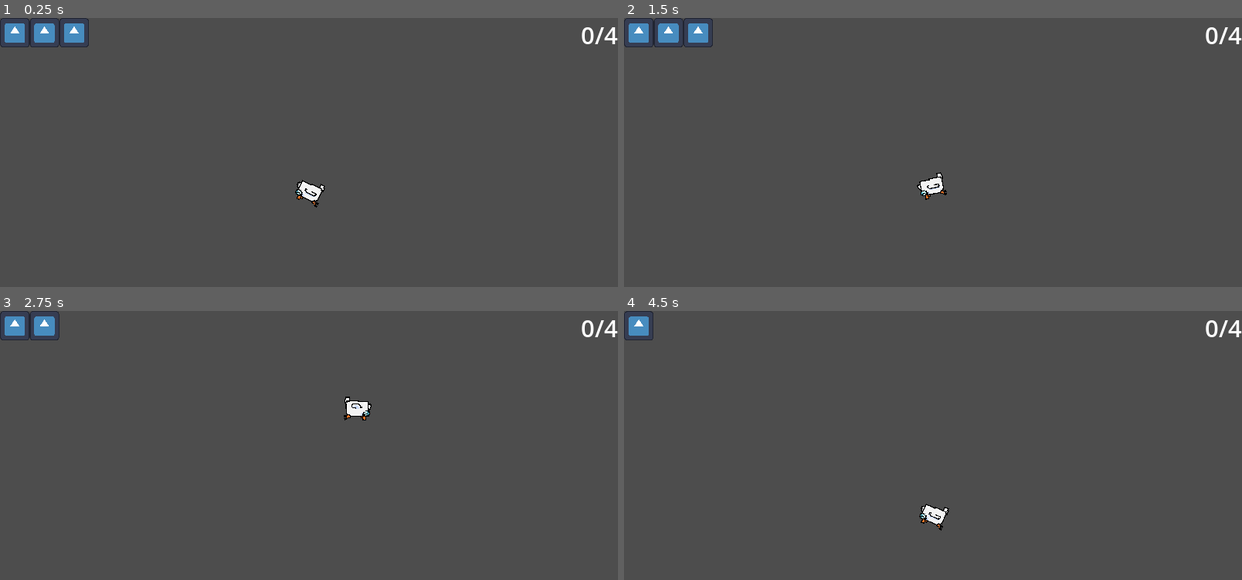
Above: before the commit, frames 1-4 (two rows, left to right).
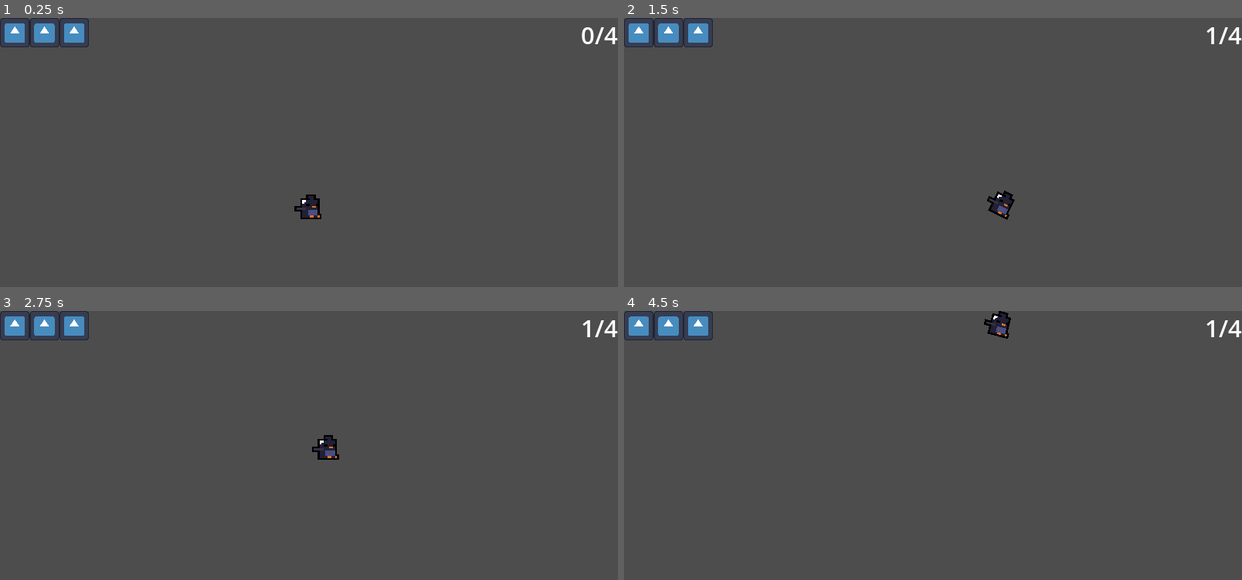
Above: after the commit, the same moments.

Repository: pochoco24/wild-jam-62
Game: Godot game, scene res://Scenes/Game.tscn
Two runs of this game, one before a commit and one after it. Both use one fixed random seed, a clock stepped at 60 frames per second and the inputs below. The engine's default icon, where the game draws it, is replaced by a stand-in: a white triangle on a blue panel in a dark square.
Inputs (mouse positions are in pixels of both pictures, inside the frame that each line leads up to):
- Up to frame 1 (0.25 s): no input
- Up to frame 2 (1.5 s): move the mouse to (1068, 174) at 0.52 s; hold D (right, bound only after the commit) from 0.53 s (still down); tap W (flap, bound only after the commit) at 0.6, 0.77, 1.07, 1.35 s; move the mouse to (809, 208) at 1.27 s
- Up to frame 3 (2.75 s): tap W (flap, bound only after the commit) at 1.52, 1.82, 2.1 s; move the mouse to (370, 407) at 2.02 s; release D (right, bound only after the commit) at 2.03 s; hold Left (ui_left) from 2.03 s (still down)
- Up to frame 4 (4.5 s): move the mouse to (902, 553) at 2.77 s; release Left (ui_left) at 2.78 s; hold D (right, bound only after the commit) 2.78-4.28 s; tap W (flap, bound only after the commit) at 2.85, 3.02, 3.32, 3.6, 3.77, 4.07, 4.35 s; move the mouse to (1118, 536) at 3.52 s; move the mouse to (747, 432) at 4.27 s; hold Left (ui_left) from 4.28 s (still down)

The runs differ from the first frame. In frame 1, 0.5% of the frame differs, in the area x 47-53%, y 60-75%; in frame 2, 0.6%; in frame 3, 0.9%; in frame 4, 1.2%, in the area x 4-97%, y 0-82%.

Commit message:
Added WASD movement

Diff:
--- a/Scenes/Game.tscn
+++ b/Scenes/Game.tscn
@@ -1,57 +1,89 @@
-[gd_scene load_steps=13 format=3 uid="uid://cww75cc5k5abg"]
-
-[ext_resource type="Texture2D" uid="uid://dpc65o5v0s3ag" path="res://Images/bird_fly.png" id="2_g8ckn"]
+[gd_scene load_steps=18 format=3 uid="uid://cww75cc5k5abg"]
+
+[ext_resource type="Texture2D" uid="uid://d2kksnrhsnvwx" path="res://Images/PlayerBird.png" id="2_2jfac"]
 [ext_resource type="Script" path="res://Scripts/Player.gd" id="2_lywa6"]
 [ext_resource type="Texture2D" uid="uid://dy46t3lauo66a" path="res://icon.svg" id="4_0sy3d"]
 [ext_resource type="Script" path="res://Scripts/PlayerCamera.gd" id="4_07m37"]
 
-[sub_resource type="RectangleShape2D" id="RectangleShape2D_1g373"]
-size = Vector2(48, 33)
+[sub_resource type="CircleShape2D" id="CircleShape2D_gqnrc"]
+radius = 28.1114
 
 [sub_resource type="CircleShape2D" id="CircleShape2D_7nhki"]
-radius = 34.9857
-
-[sub_resource type="AtlasTexture" id="AtlasTexture_ljera"]
-atlas = ExtResource("2_g8ckn")
-region = Rect2(0, 0, 64, 64)
-
-[sub_resource type="Animation" id="Animation_u8ehf"]
-length = 0.001
-tracks/0/type = "value"
-tracks/0/imported = false
-tracks/0/enabled = true
-tracks/0/path = NodePath("Sprite2D:texture:region")
-tracks/0/interp = 1
-tracks/0/loop_wrap = true
-tracks/0/keys = {
-"times": PackedFloat32Array(0),
-"transitions": PackedFloat32Array(1),
-"update": 0,
-"values": [Rect2(0, 0, 64, 64)]
-}
-
-[sub_resource type="Animation" id="Animation_dgv0m"]
-resource_name = "idle_flap"
-length = 0.3
-loop_mode = 1
-tracks/0/type = "value"
-tracks/0/imported = false
-tracks/0/enabled = true
-tracks/0/path = NodePath("Sprite2D:texture:region")
-tracks/0/interp = 0
-tracks/0/loop_wrap = true
-tracks/0/keys = {
-"times": PackedFloat32Array(0, 0.1, 0.2),
-"transitions": PackedFloat32Array(1, 1, 1),
-"update": 0,
-"values": [Rect2(2, 10, 58, 50), Rect2(66, 0, 58, 48), Rect2(130, 2, 58, 50)]
-}
-
-[sub_resource type="AnimationLibrary" id="AnimationLibrary_4mll4"]
-_data = {
-"RESET": SubResource("Animation_u8ehf"),
-"idle_flap": SubResource("Animation_dgv0m")
-}
+radius = 42.0
+
+[sub_resource type="AtlasTexture" id="AtlasTexture_au7xy"]
+atlas = ExtResource("2_2jfac")
+region = Rect2(62, 0, 31, 32)
+
+[sub_resource type="AtlasTexture" id="AtlasTexture_g430l"]
+atlas = ExtResource("2_2jfac")
+region = Rect2(31, 0, 31, 32)
+
+[sub_resource type="AtlasTexture" id="AtlasTexture_8phel"]
+atlas = ExtResource("2_2jfac")
+region = Rect2(0, 0, 31, 32)
+
+[sub_resource type="AtlasTexture" id="AtlasTexture_4b40u"]
+atlas = ExtResource("2_2jfac")
+region = Rect2(93, 0, 31, 32)
+
+[sub_resource type="AtlasTexture" id="AtlasTexture_hp80a"]
+atlas = ExtResource("2_2jfac")
+region = Rect2(0, 32, 31, 32)
+
+[sub_resource type="AtlasTexture" id="AtlasTexture_255au"]
+atlas = ExtResource("2_2jfac")
+region = Rect2(31, 32, 31, 32)
+
+[sub_resource type="AtlasTexture" id="AtlasTexture_jpwdo"]
+atlas = ExtResource("2_2jfac")
+region = Rect2(62, 32, 31, 32)
+
+[sub_resource type="AtlasTexture" id="AtlasTexture_ouvoi"]
+atlas = ExtResource("2_2jfac")
+region = Rect2(93, 32, 31, 32)
+
+[sub_resource type="SpriteFrames" id="SpriteFrames_s0tpk"]
+animations = [{
+"frames": [{
+"duration": 1.0,
+"texture": SubResource("AtlasTexture_au7xy")
+}, {
+"duration": 1.0,
+"texture": SubResource("AtlasTexture_g430l")
+}, {
+"duration": 1.0,
+"texture": SubResource("AtlasTexture_8phel")
+}],
+"loop": false,
+"name": &"flap",
+"speed": 10.0
+}, {
+"frames": [{
+"duration": 1.0,
+"texture": SubResource("AtlasTexture_4b40u")
+}],
+"loop": true,
+"name": &"gliding",
+"speed": 5.0
+}, {
+"frames": [{
+"duration": 1.0,
+"texture": SubResource("AtlasTexture_hp80a")
+}, {
+"duration": 1.0,
+"texture": SubResource("AtlasTexture_255au")
+}, {
+"duration": 1.0,
+"texture": SubResource("AtlasTexture_jpwdo")
+}, {
+"duration": 1.0,
+"texture": SubResource("AtlasTexture_ouvoi")
+}],
+"loop": true,
+"name": &"walking",
+"speed": 20.0
+}]
 
 [sub_resource type="RectangleShape2D" id="RectangleShape2D_ne4lx"]
 size = Vector2(1756, 200)
@@ -66,8 +98,7 @@
 script = ExtResource("2_lywa6")
 
 [node name="CollisionShape2D" type="CollisionShape2D" parent="Player"]
-position = Vector2(1, -0.5)
-shape = SubResource("RectangleShape2D_1g373")
+shape = SubResource("CircleShape2D_gqnrc")
 
 [node name="Crop Pickup Area" type="Area2D" parent="Player"]
 collision_layer = 0
@@ -76,14 +107,12 @@
 [node name="CollisionShape2D" type="CollisionShape2D" parent="Player/Crop Pickup Area"]
 shape = SubResource("CircleShape2D_7nhki")
 
-[node name="Sprite2D" type="Sprite2D" parent="Player"]
-texture = SubResource("AtlasTexture_ljera")
-
-[node name="AnimationPlayer" type="AnimationPlayer" parent="Player"]
-autoplay = "idle_flap"
-libraries = {
-"": SubResource("AnimationLibrary_4mll4")
-}
+[node name="AnimatedSprite2D" type="AnimatedSprite2D" parent="Player"]
+position = Vector2(0, -27)
+scale = Vector2(4, 4)
+sprite_frames = SubResource("SpriteFrames_s0tpk")
+animation = &"walking"
+autoplay = "gliding"
 
 [node name="PlayerCamera" type="Camera2D" parent="."]
 position = Vector2(568, 298)
@@ -97,6 +126,7 @@
 offset_top = -360.0
 offset_right = 640.0
 offset_bottom = 360.0
+metadata/_edit_lock_ = true
 
 [node name="CropCount" type="RichTextLabel" parent="PlayerCamera/GUI"]
 layout_mode = 1
@@ -182,3 +212,4 @@
 shape = SubResource("RectangleShape2D_s7pfo")
 
 [connection signal="body_entered" from="Player/Crop Pickup Area" to="Player" method="_on_crop_pickup_area_body_entered"]
+[connection signal="animation_finished" from="Player/AnimatedSprite2D" to="Player" method="_on_animated_sprite_2d_animation_finished"]
--- a/Scripts/Player.gd
+++ b/Scripts/Player.gd
@@ -5,19 +5,36 @@
 @onready var lvl_crops_available = %Crops.get_child_count()
 var hearts = 3
 
-@export var fly_speed = 600
-
+@export var fly_speed = 500
+var acceleration = fly_speed / 25.0
+var gravity = ProjectSettings.get_setting("physics/2d/default_gravity")
+var flap_velocity = -300
 
 func _physics_process(delta):
 
-	if Input.is_action_just_pressed("ui_left"):
-		hurt()
+	if not is_on_floor():
+		velocity.y += gravity * delta
 
-	look_at(get_global_mouse_position())
-	rotate(PI)
-	$Sprite2D.flip_v = transform.x.x < 0
-	var mouse_distance_multiplier = min(get_global_mouse_position().distance_to(position) / 50, 1)
-	velocity = -transform.x * fly_speed * mouse_distance_multiplier
+	if Input.is_action_just_pressed("flap"):
+		$AnimatedSprite2D.play("flap",)
+		velocity.y = flap_velocity
+
+	var move = Input.get_axis("left", "right")
+	if move != 0:
+		$AnimatedSprite2D.flip_h = move < 0
+	velocity.x = move_toward(velocity.x, move * fly_speed, acceleration)
+
+	if not is_on_floor():
+		$AnimatedSprite2D.speed_scale = 1
+		if $AnimatedSprite2D.animation == "walking":
+			$AnimatedSprite2D.animation = "gliding"
+		rotation = -Vector2(velocity.x, fly_speed*2).angle() + PI/2
+	else:
+		$AnimatedSprite2D.animation = "walking"
+		$AnimatedSprite2D.speed_scale = abs(velocity.x / fly_speed)
+		rotation = 0
+
+
 	move_and_slide()
 
 func set_crop_count(x : int):
@@ -36,3 +53,9 @@
 func _on_crop_pickup_area_body_entered(body):
 	set_crop_count(crop_count + 1)
 	body.queue_free()
+
+
+func _on_animated_sprite_2d_animation_finished():
+	match $AnimatedSprite2D.animation:
+		"flap":
+			$AnimatedSprite2D.play("gliding")
--- a/project.godot
+++ b/project.godot
@@ -21,6 +21,25 @@
 window/size/viewport_height=720
 window/stretch/mode="canvas_items"
 
+[input]
+
+left={
+"deadzone": 0.5,
+"events": [Object(InputEventKey,"resource_local_to_scene":false,"resource_name":"","device":-1,"window_id":0,"alt_pressed":false,"shift_pressed":false,"ctrl_pressed":false,"meta_pressed":false,"pressed":false,"keycode":0,"physical_keycode":65,"key_label":0,"unicode":97,"echo":false,"script":null)
+]
+}
+right={
+"deadzone": 0.5,
+"events": [Object(InputEventKey,"resource_local_to_scene":false,"resource_name":"","device":-1,"window_id":0,"alt_pressed":false,"shift_pressed":false,"ctrl_pressed":false,"meta_pressed":false,"pressed":false,"keycode":0,"physical_keycode":68,"key_label":0,"unicode":100,"echo":false,"script":null)
+]
+}
+flap={
+"deadzone": 0.5,
+"events": [Object(InputEventKey,"resource_local_to_scene":false,"resource_name":"","device":-1,"window_id":0,"alt_pressed":false,"shift_pressed":false,"ctrl_pressed":false,"meta_pressed":false,"pressed":false,"keycode":0,"physical_keycode":87,"key_label":0,"unicode":119,"echo":false,"script":null)
+, Object(InputEventKey,"resource_local_to_scene":false,"resource_name":"","device":-1,"window_id":0,"alt_pressed":false,"shift_pressed":false,"ctrl_pressed":false,"meta_pressed":false,"pressed":false,"keycode":0,"physical_keycode":32,"key_label":0,"unicode":32,"echo":false,"script":null)
+]
+}
+
 [layer_names]
 
 2d_physics/layer_1="Player Collisions"
Not shown, added: Images/EnemyGun.png.import
Not shown, added: Images/Heart_Health.png.import
Not shown, added: Images/PlayerBird.png.import
Not shown, added: Images/bird_fly.png.import
Not shown, added: Images/enemy_forkFarmer.png.import
Not shown, added: Images/enemy_scareCrow.png.import
Not shown, added: Images/enemy_snake_0001.png.import
Not shown, added: Images/enemy_snake_0002.png.import
Not shown, added: Images/enemy_snake_0003.png.import
Not shown, added: Images/enemy_snake_0004.png.import
